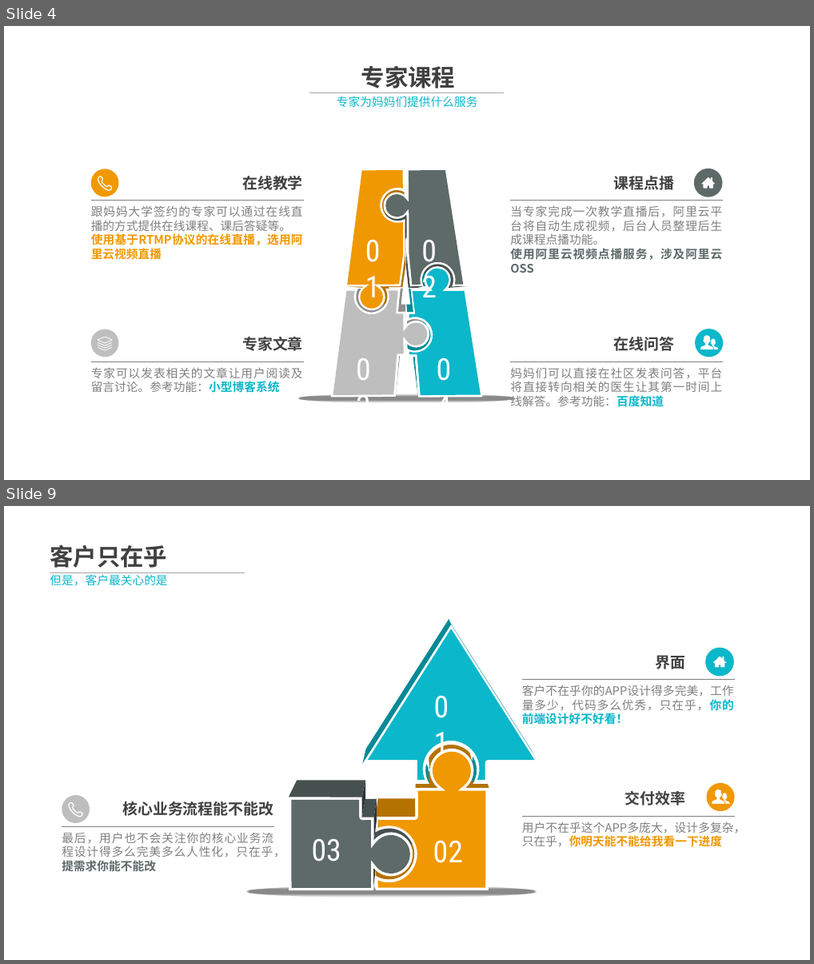
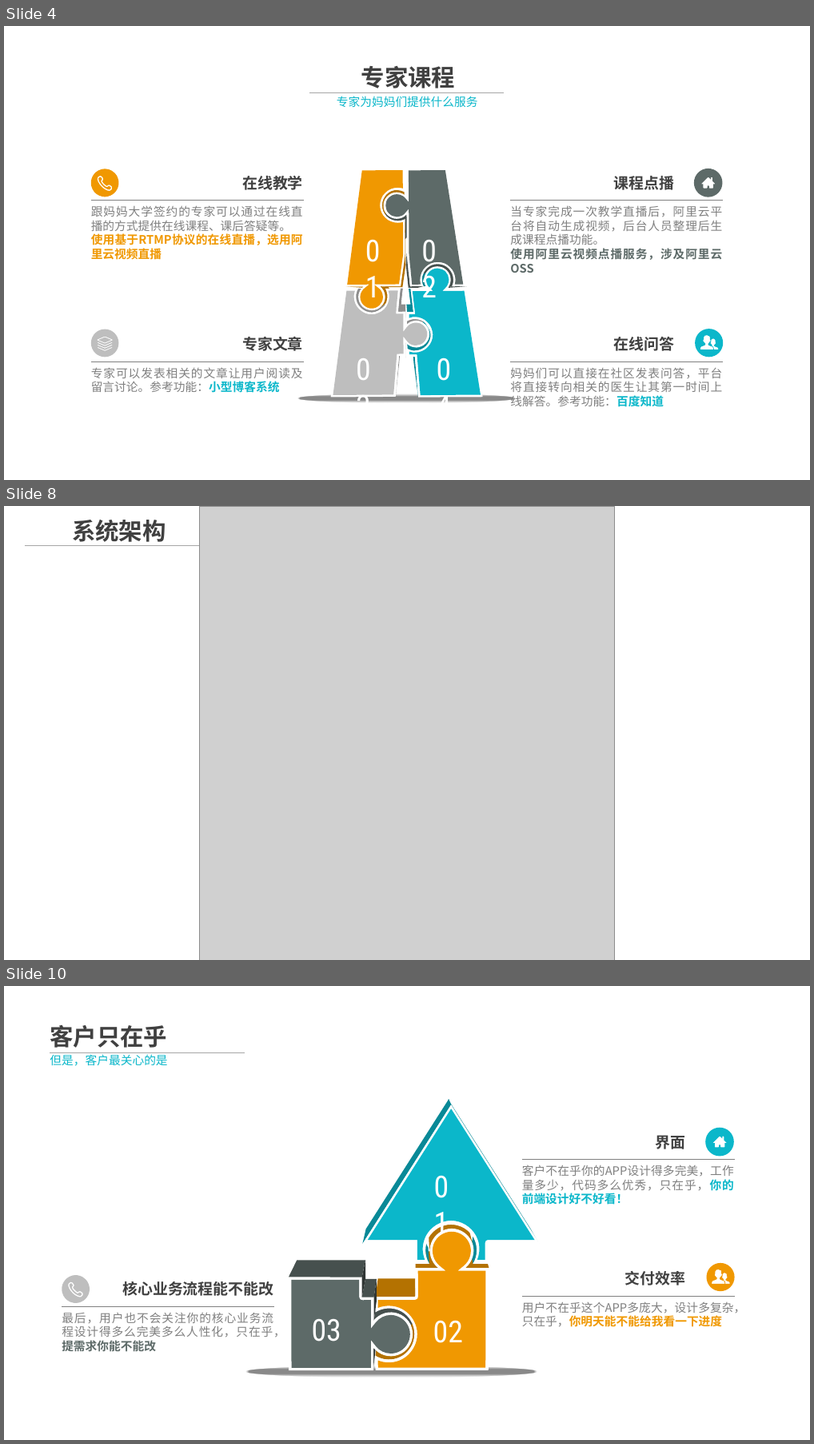
Before and after one commit to alucard263096/mamaudoc, a slide deck: 妈妈大学 技术方案.pptx. Shown one above the other, each under a label of ours: slides 4 and 9 before the commit, slides 4, 8 and 10 after it; the slides between them are not shown. The pictures are 814x964 and 814x1444 pixels, drawn with LibreOffice and Linux fonts; fonts in the diff are those of the drawing; grey boxes stand for pictures; background and template pictures are left out. Boxes give left, top, right and bottom in pixels: in the first picture for what was removed or moved away, otherwise in the second. Text is boxed around its words. In the diff, an @@ line names an element or a change of style, - is before the commit and + after.

```diff
--- a/妈妈大学 技术方案.pptx
+++ b/妈妈大学 技术方案.pptx
@@ slide 8 added at [4,506,810,960], background picture (left out); not listed: 1 template element that a slide beside it also shows @@
@@ text added at [72,520,166,546], 28 pt, text #404040, bold @@
+系统架构
@@ picture added at [199,506,615,960] @@
@@ line added from (25, 546) to (219, 546), #A6A6A6 0.5 pt @@
@@ what was slide 9 is now slide 10 @@
```
Also in this commit, not shown: 1 other slide added, 1 slide removed.
